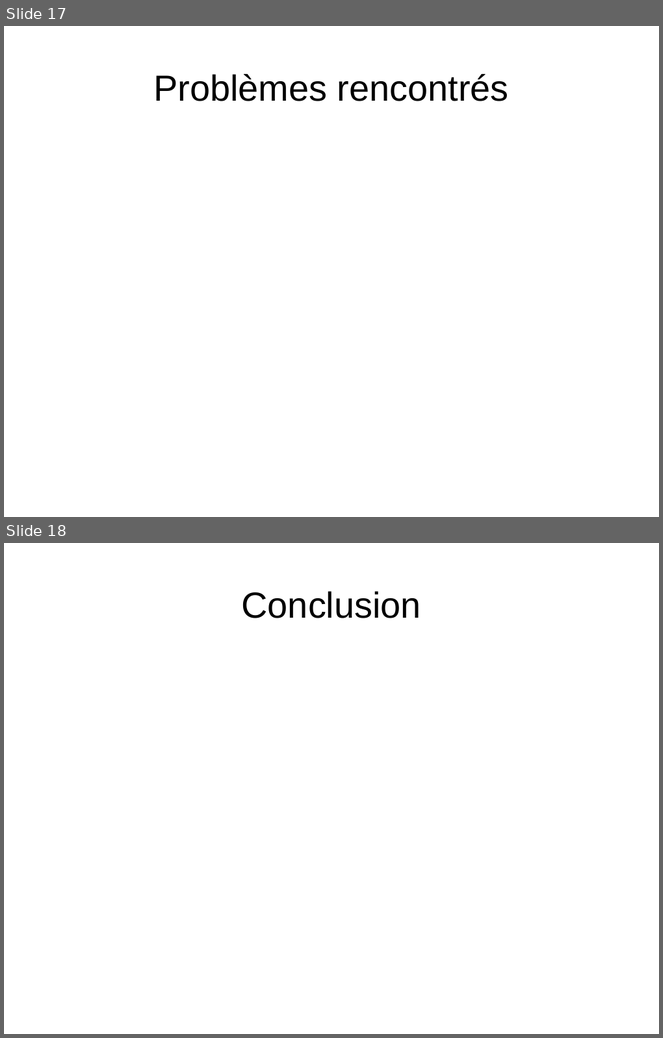
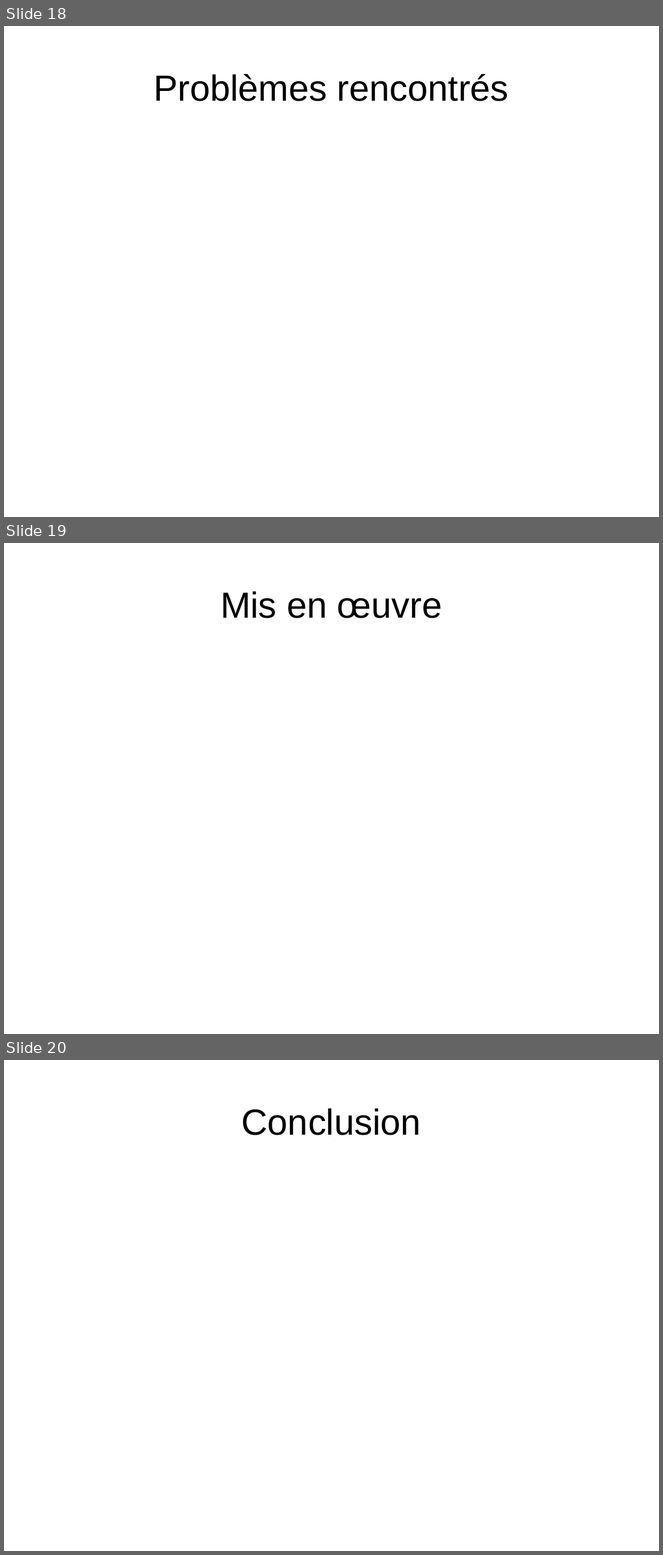
Before and after one commit to BrunoBob/Voitures_exploratrices, a slide deck: Documents/Présentation.odp. Shown one above the other, each under a label of ours: slides 17 and 18 before the commit, slides 18, 19 and 20 after it. The pictures are 663x1038 and 663x1555 pixels, drawn with LibreOffice and Linux fonts; fonts in the diff are those of the drawing. Boxes give left, top, right and bottom in pixels: in the first picture for what was removed or moved away, otherwise in the second. Text is boxed around its words. In the diff, an @@ line names an element or a change of style, - is before the commit and + after.

```diff
--- a/Documents/Présentation.odp
+++ b/Documents/Présentation.odp
@@ slide 19 added at (4,543,659,1034), background #FFFFFF @@
@@ title added at (220,591,442,618), 44 pt, text #000000 @@
+Mis en œuvre
@@ what was slide 17 is now slide 18 @@
@@ what was slide 18 is now slide 20 @@
```
Also in this commit, not shown: 1 other slide added, 5 other files.
